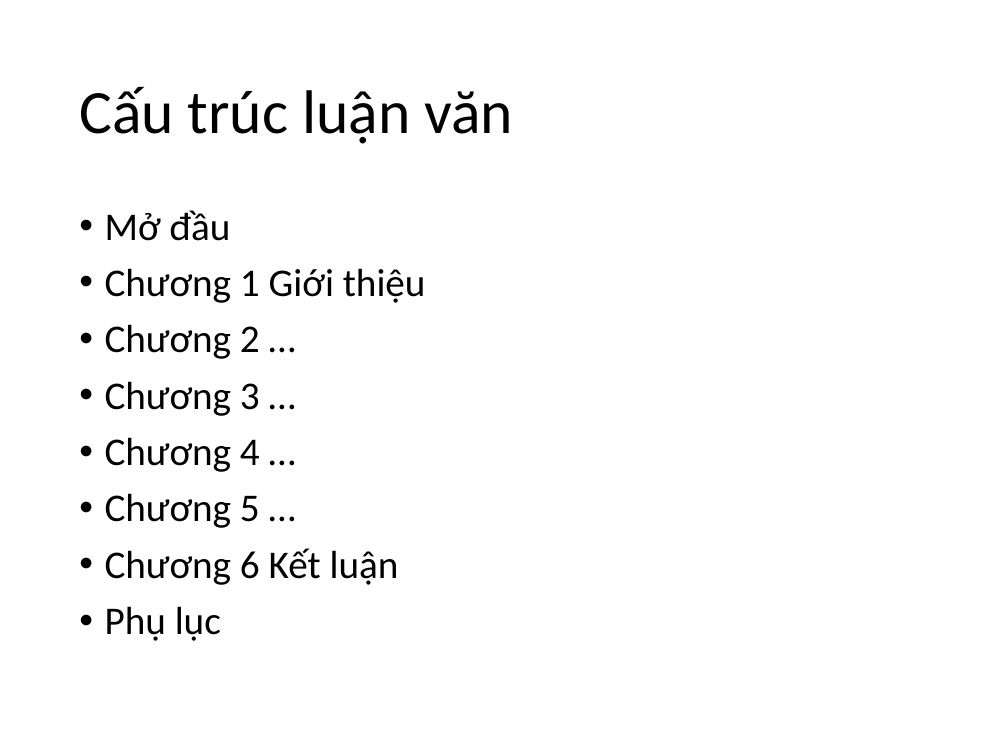
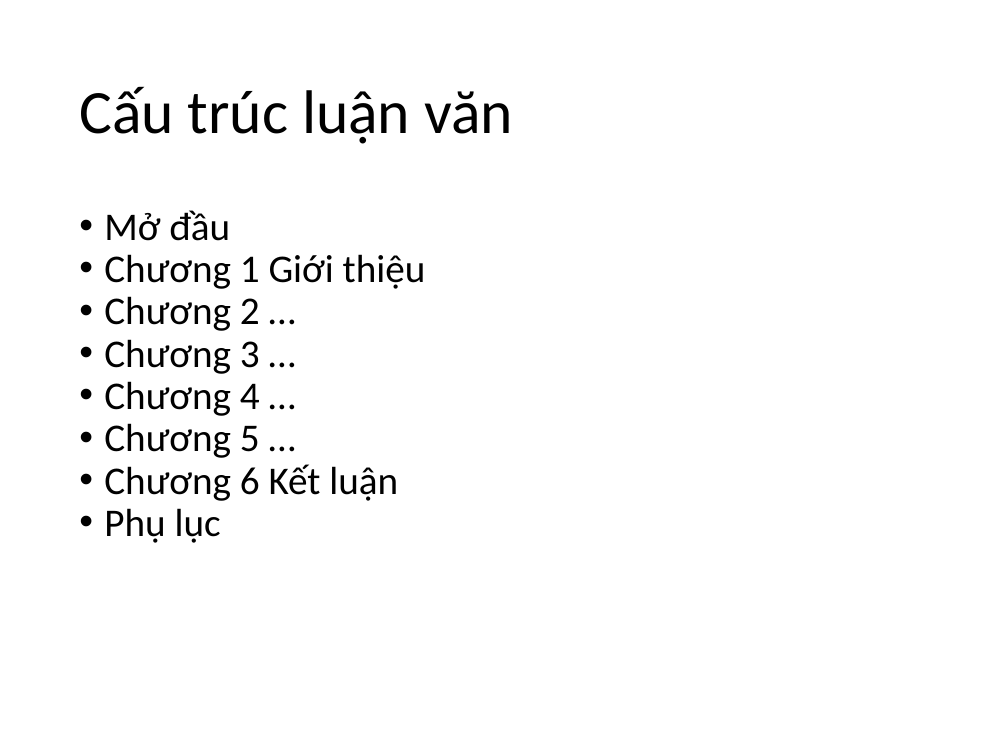
Before and after one commit to phamngoctuan1995/latex_thesis, a slide deck: slide 2 of CauTrucLuanVan.pptx. Drawn at 1008x756 pixels with LibreOffice and Linux fonts; fonts in the diff are those of the drawing. Boxes give left, top, right and bottom in pixels: in the first picture for what was removed or moved away, otherwise in the second. Text is boxed around its words. In the diff, an @@ line names an element or a change of style, - is before the commit and + after.

```diff
--- a/CauTrucLuanVan.pptx
+++ b/CauTrucLuanVan.pptx
@@ text "Mở đầu" at bbox=[104, 210, 426, 543]: less space between paragraphs @@
```
Also in this commit, not shown: 10 other slides changed, 41 other files.
